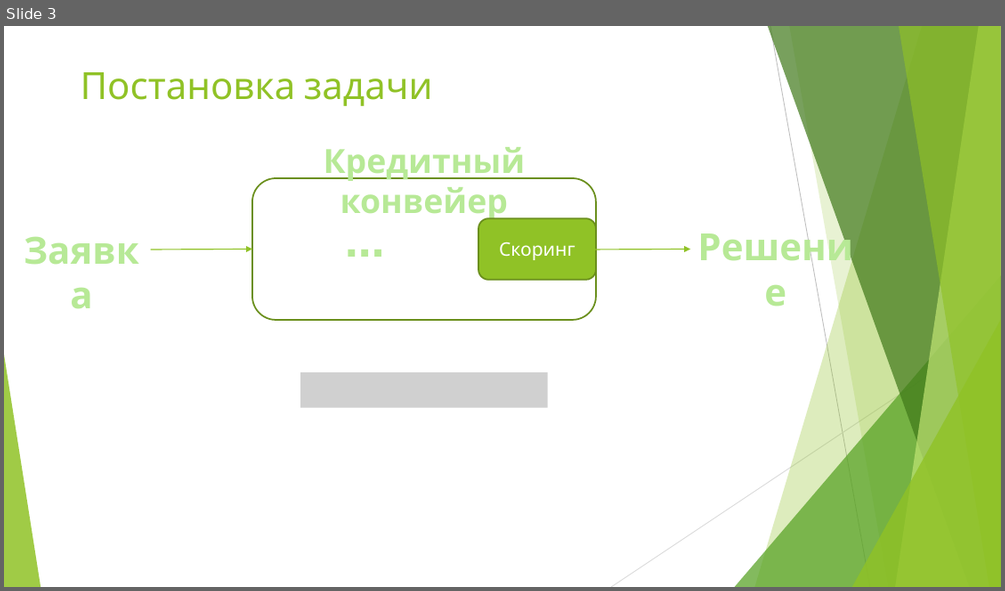
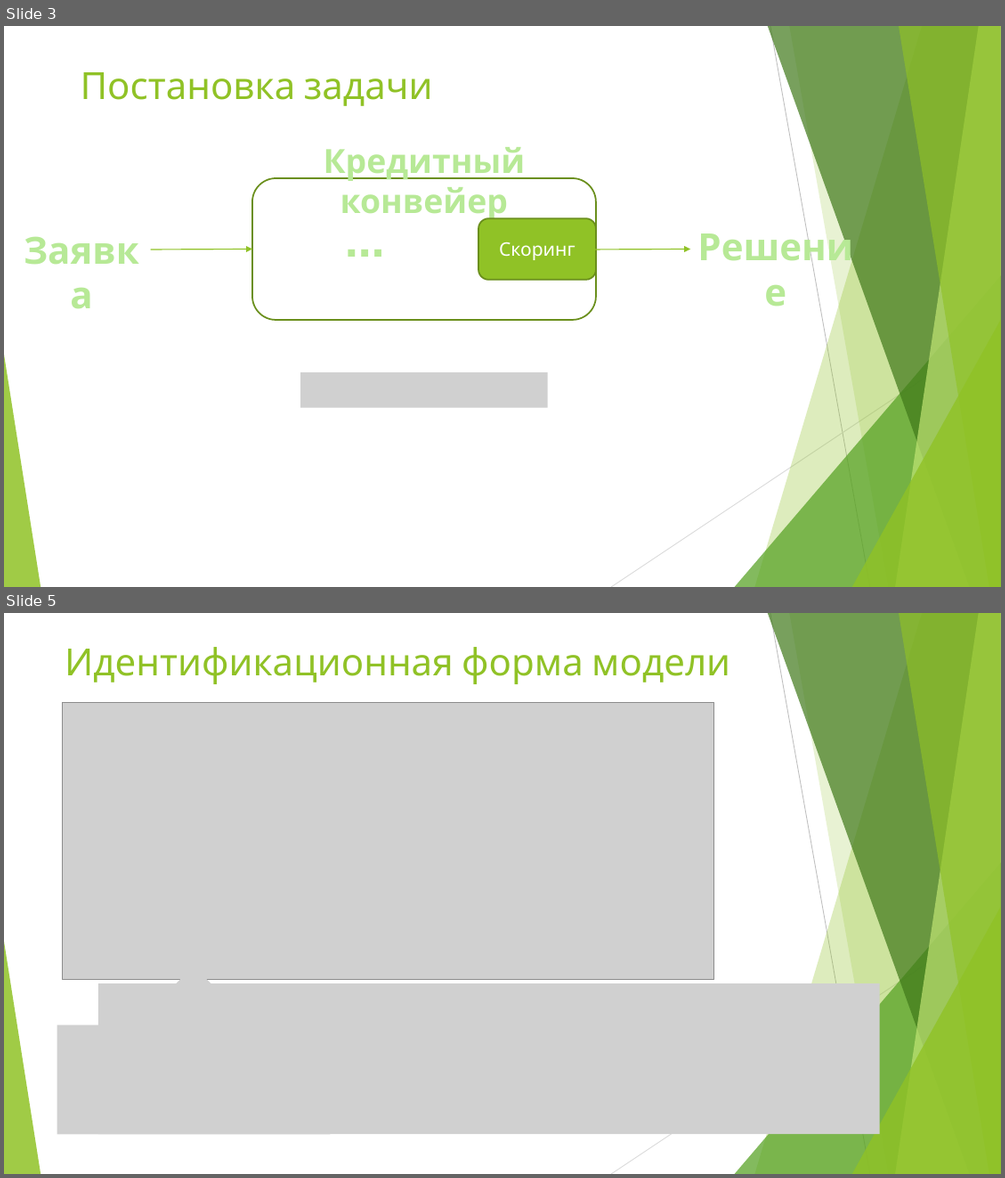
Before and after one commit to Dranikf/diplom_project, a slide deck: defence/презентация защита работы.pptx. Shown one above the other, each under a label of ours: slide 3 before the commit, slides 3 and 5 after it; the slides between them are not shown. The pictures are 1005x591 and 1005x1178 pixels, drawn with LibreOffice and Linux fonts; fonts in the diff are those of the drawing; grey boxes stand for pictures. Boxes give left, top, right and bottom in pixels: in the first picture for what was removed or moved away, otherwise in the second. Text is boxed around its words. In the diff, an @@ line names an element or a change of style, - is before the commit and + after.

```diff
--- a/defence/презентация защита работы.pptx
+++ b/defence/презентация защита работы.pptx
@@ slide 5 added at [4, 613, 1001, 1174], background #FFFFFF; not listed: 10 template elements that a slide beside it also shows @@
@@ title added at [65, 647, 730, 684], 36 pt, text #90C226 @@
+Идентификационная форма модели
@@ picture added at [63, 703, 714, 980] @@
@@ picture added at [57, 966, 330, 1135] @@
@@ picture added at [98, 984, 880, 1135] @@
```
Also in this commit, not shown: 1 slide changed, 6 other files.
